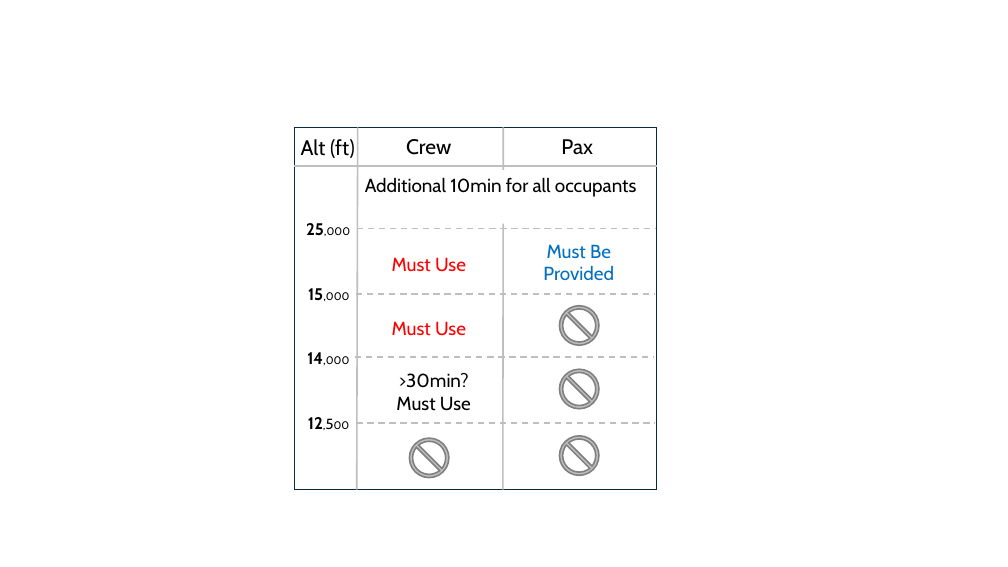
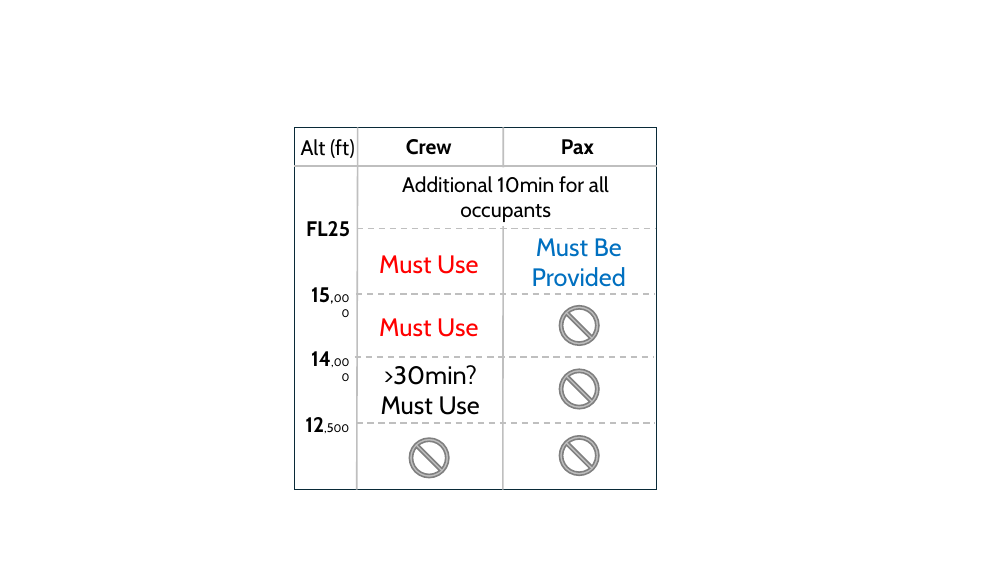
Before and after one commit to jcjollant/gakneeboard, a slide deck: slide 3 of docs/Tiles.pptx. Drawn at 1008x567 pixels with LibreOffice and Linux fonts; fonts in the diff are those of the drawing. Boxes give left, top, right and bottom in pixels: in the first picture for what was removed or moved away, otherwise in the second. Text is boxed around its words. In the diff, an @@ line names an element or a change of style, - is before the commit and + after.

```diff
--- a/docs/Tiles.pptx
+++ b/docs/Tiles.pptx
@@ text "Crew" at bbox=[406, 139, 452, 155]: bold on @@
@@ text "Additional 10min for all occupants": place and size @@
-text "Additional 10min for all occupants" at bbox=[356, 170, 645, 224]
+text "Additional 10min for all occupants" at bbox=[402, 176, 609, 222]
@@ text "Additional 10min for all occupants" at bbox=[402, 176, 609, 222]: size 18 to 20 pt @@
@@ text at bbox=[306, 221, 350, 237]: text changed; size 10.5 to 20 pt; bold on @@
-25,000
+FL25
@@ text "Must Be Provided": place and size @@
-text "Must Be Provided" at bbox=[543, 244, 614, 280]
+text "Must Be Provided" at bbox=[532, 238, 626, 287]
@@ text "15,000" at bbox=[311, 287, 330, 303]: size 16 to 20 pt, size 12 to 16 pt in "15,000" @@
@@ text "14,000" at bbox=[311, 351, 331, 366]: size 16 to 20 pt in "14,000" @@
@@ size 18 to 24 pt in 4 elements at bbox=[379, 255, 478, 274], bbox=[379, 318, 478, 337], bbox=[532, 238, 626, 287], bbox=[381, 365, 480, 415] @@
@@ text ">30min?": place and size @@
-text ">30min?" at bbox=[396, 373, 471, 411]
+text ">30min?" at bbox=[381, 365, 480, 415]
@@ text "12,500" at bbox=[305, 417, 324, 432]: size 16 to 20 pt, size 14 to 12 pt in "12,500" @@
```
Also in this commit, not shown: 1 other file.
